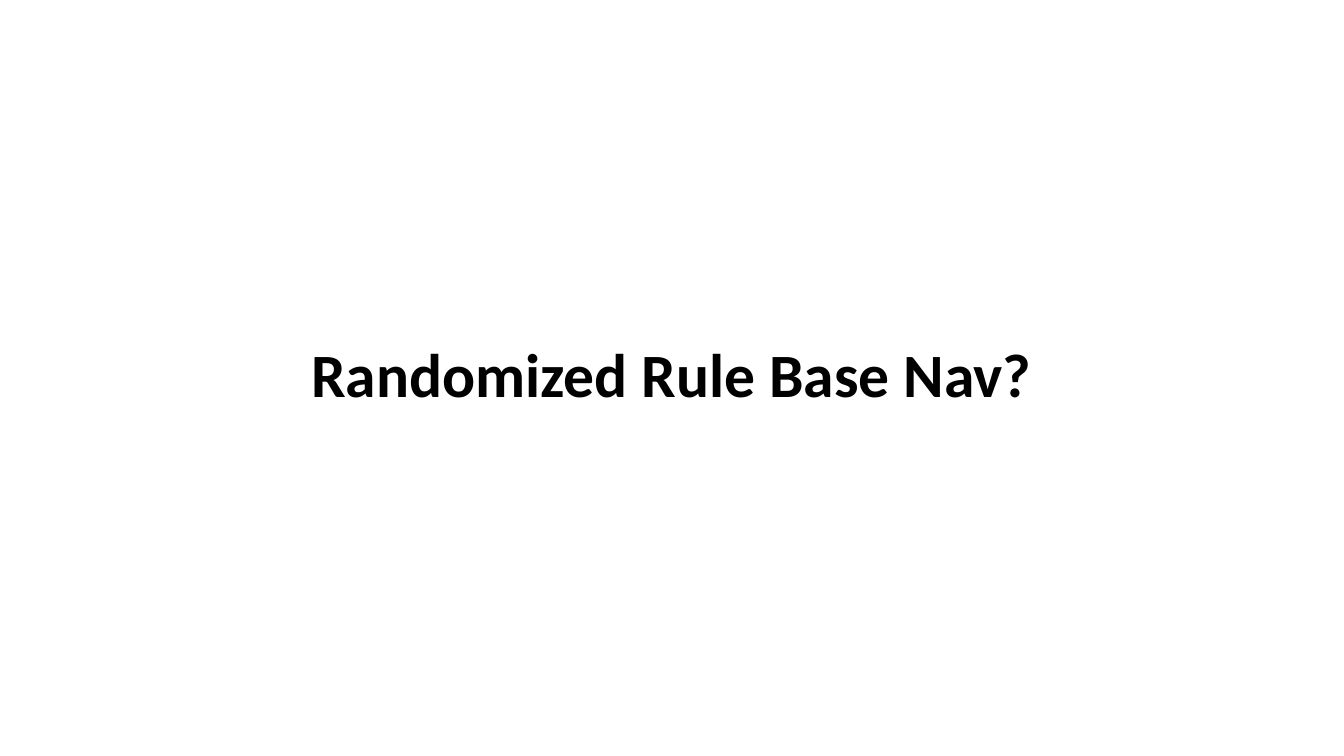
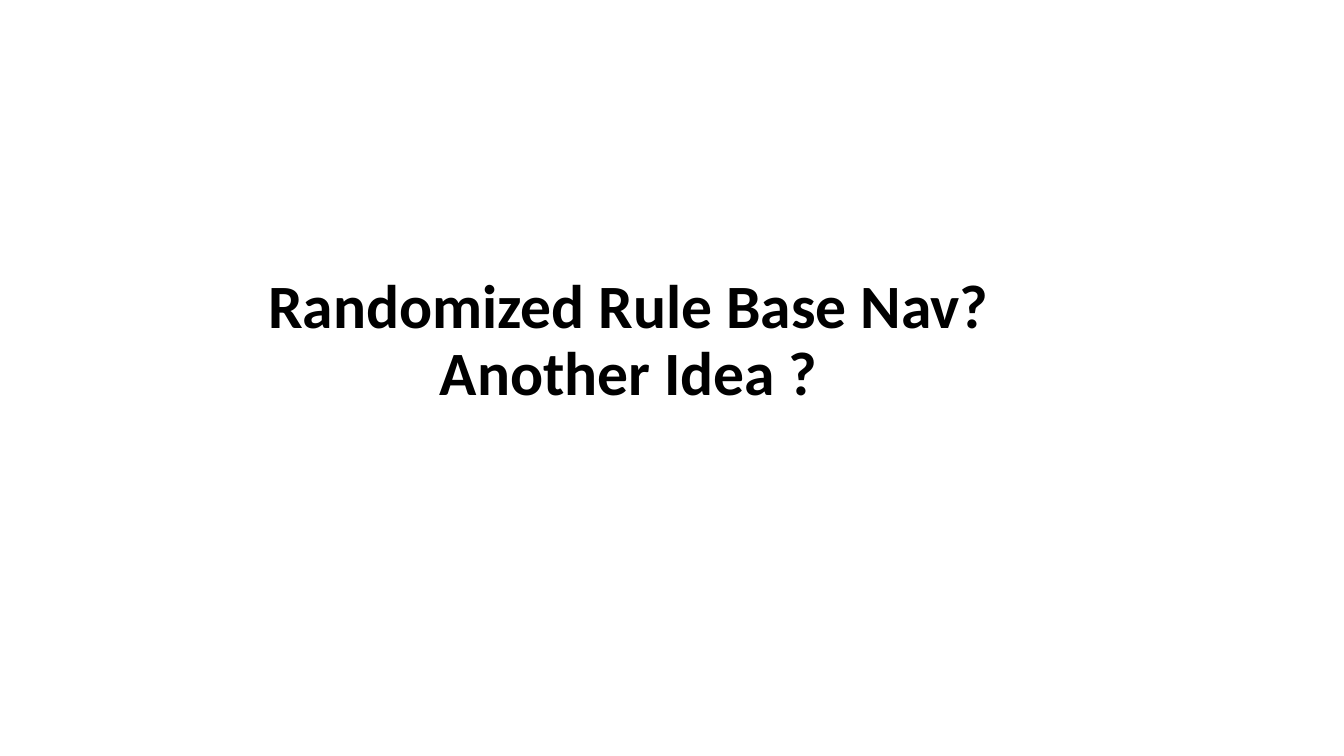
Before and after one commit to LuisRobaina/PolliNet, a slide deck: slide 5 of PolliNet.pptx (slide 4 before the commit). Drawn at 1344x756 pixels with LibreOffice and Linux fonts; fonts in the diff are those of the drawing. Boxes give left, top, right and bottom in pixels: in the first picture for what was removed or moved away, otherwise in the second. Text is boxed around its words. In the diff, an @@ line names an element or a change of style, - is before the commit and + after.

```diff
--- a/PolliNet.pptx
+++ b/PolliNet.pptx
@@ title at bbox=[268, 284, 989, 396]: text changed @@
-Randomized Rule Base Nav?
+Randomized Rule Base Nav?
+Another Idea ?
```
Also in this commit, not shown: 2 other slides changed, 1 slide added, 2 slides removed.
